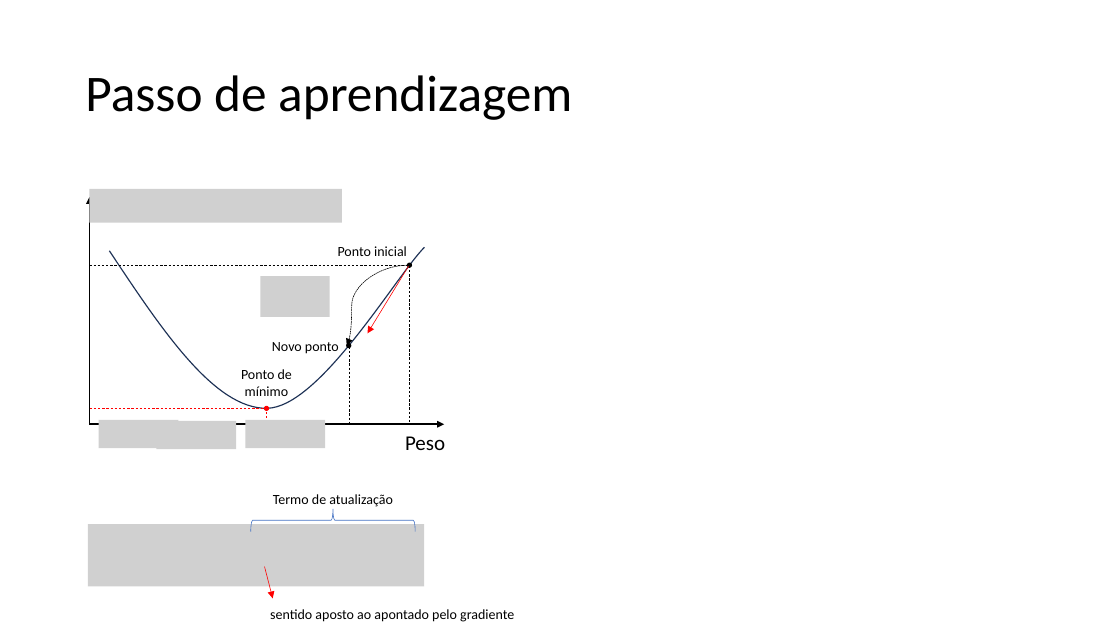
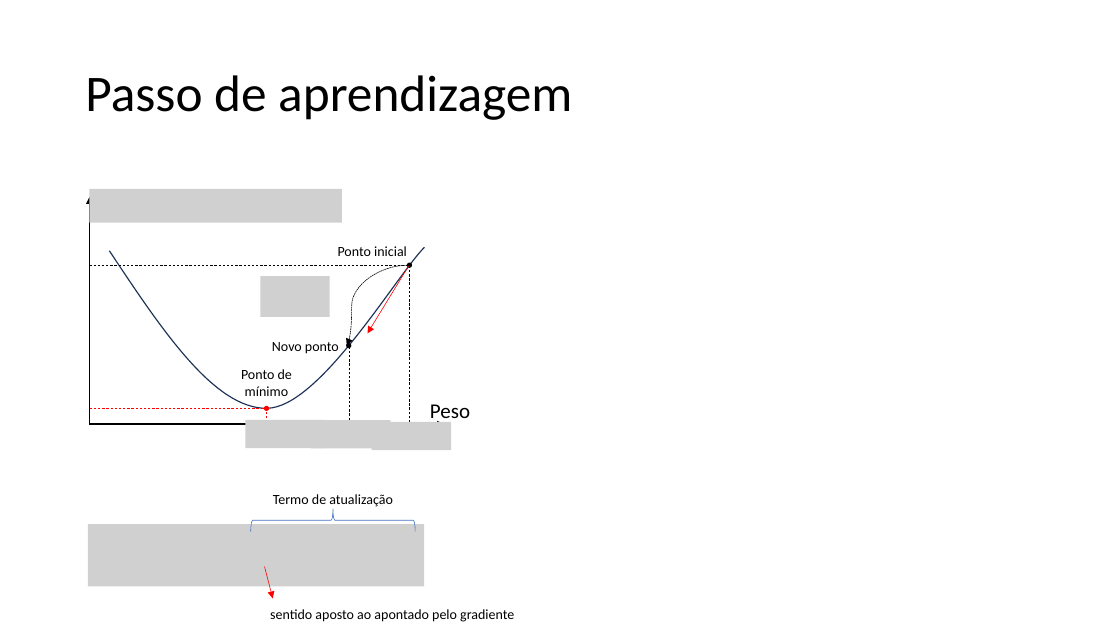
Before and after one commit to zz4fap/c24_inteligencia_artificial, a slide deck: slide 39 of slides/C24_Regressão.pptx. Drawn at 1120x630 pixels with LibreOffice and Linux fonts; fonts in the diff are those of the drawing; grey boxes stand for pictures. Boxes give left, top, right and bottom in pixels: in the first picture for what was removed or moved away, otherwise in the second. Text is boxed around its words. In the diff, an @@ line names an element or a change of style, - is before the commit and + after.

Commit message:
update of slides

```diff
--- a/slides/C24_Regressão.pptx
+++ b/slides/C24_Regressão.pptx
@@ text "Peso" rewrapped from (x1=405, y1=436, x2=445, y2=450) to (x1=430, y1=404, x2=470, y2=424) @@
@@ picture removed at (x1=99, y1=420, x2=179, y2=449) @@
@@ picture removed at (x1=156, y1=421, x2=236, y2=450) @@
@@ picture added at (x1=311, y1=420, x2=391, y2=449) @@
@@ picture added at (x1=371, y1=422, x2=451, y2=450) @@
```
Also in this commit, not shown: 1 other slide changed, 1 other file.
